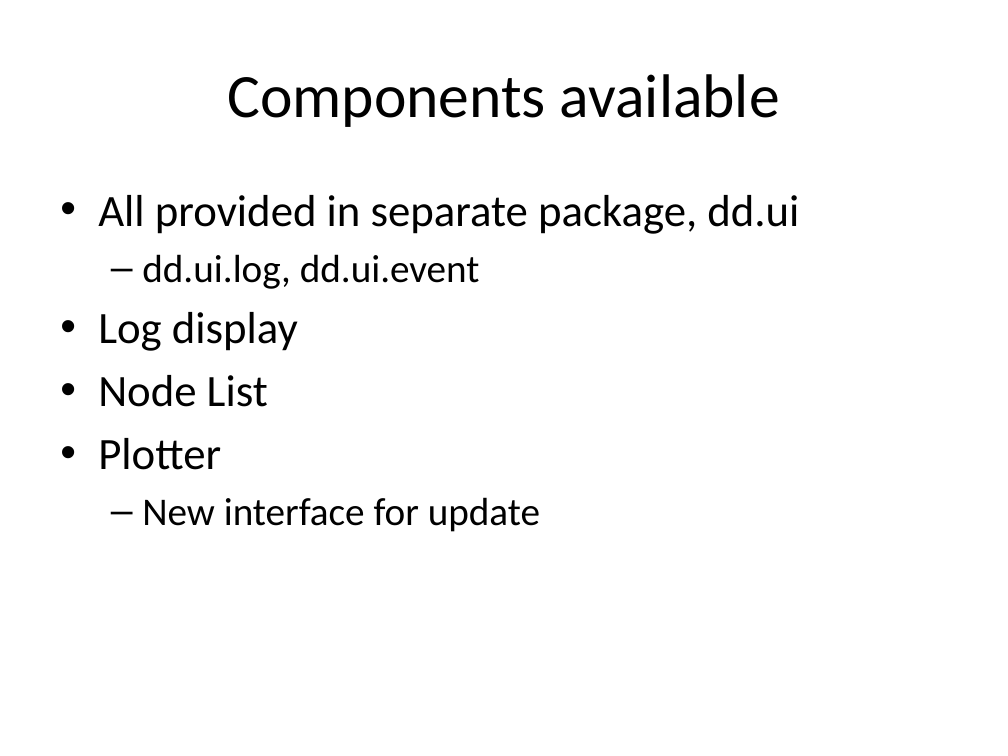
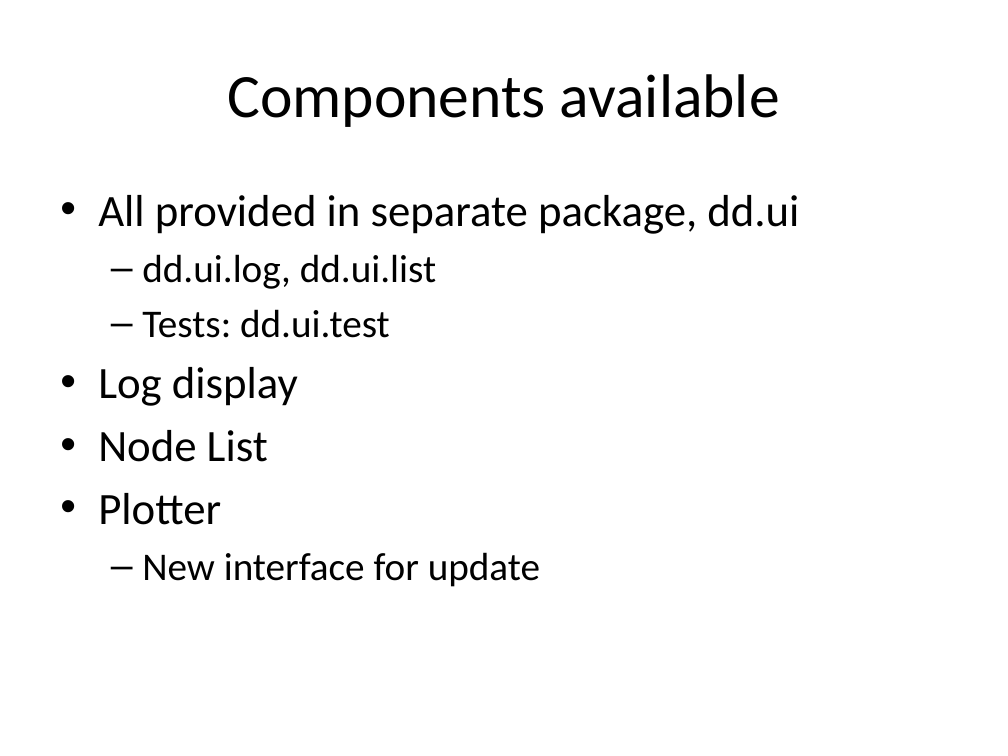
Before and after one commit to mathewgrabau/DirectedDiffusion, a slide deck: slide 3 of doc/DDSimulation_Graphical.pptx. Drawn at 1008x756 pixels with LibreOffice and Linux fonts; fonts in the diff are those of the drawing. Boxes give left, top, right and bottom in pixels: in the first picture for what was removed or moved away, otherwise in the second. Text is boxed around its words. In the diff, an @@ line names an element or a change of style, - is before the commit and + after.

Commit message:
Updated a lot of the plotting code, the basic test that is provided does not show any data at the moment but it does show the chart starting to come togather.
Started writing a paper report/summary of the conclusions. Slides added to a little bit as well.

```diff
--- a/doc/DDSimulation_Graphical.pptx
+++ b/doc/DDSimulation_Graphical.pptx
@@ text at bbox=[142, 254, 436, 338]: text changed @@
-  – dd.ui.log, dd.ui.event
+  – dd.ui.log, dd.ui.list
+  – Tests: dd.ui.test
```
Also in this commit, not shown: 1 other slide changed, 3 slides added, 7 other files.
